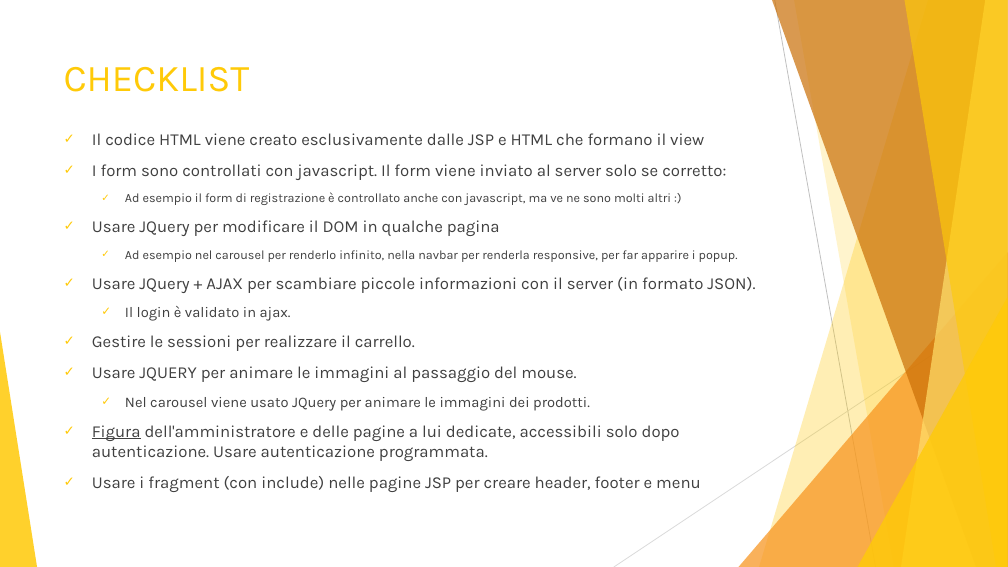
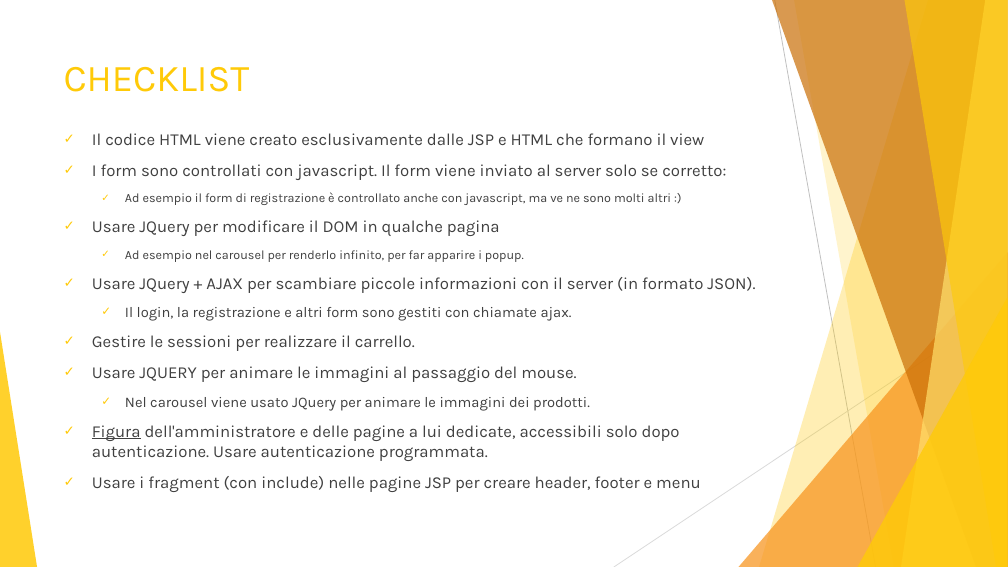
Before and after one commit to aymen94/visionario, a slide deck: slide 9 of documentation/it/Presentazione.pptx. Drawn at 1008x567 pixels with LibreOffice and Linux fonts; fonts in the diff are those of the drawing. Boxes give left, top, right and bottom in pixels: in the first picture for what was removed or moved away, otherwise in the second. Text is boxed around its words. In the diff, an @@ line names an element or a change of style, - is before the commit and + after.

```diff
--- a/documentation/it/Presentazione.pptx
+++ b/documentation/it/Presentazione.pptx
@@ text at (125,250,524,262): text changed @@
-  ✓ Ad esempio nel carousel per renderlo infinito, nella navbar per renderla responsive, per far apparire i popup.
+  ✓ Ad esempio nel carousel per renderlo infinito, per far apparire i popup.
@@ text at (125,307,572,321): text changed @@
-  ✓ Il login è validato in ajax.
+  ✓ Il login, la registrazione e altri form sono gestiti con chiamate ajax.
```
Also in this commit, not shown: 4 other slides changed.
